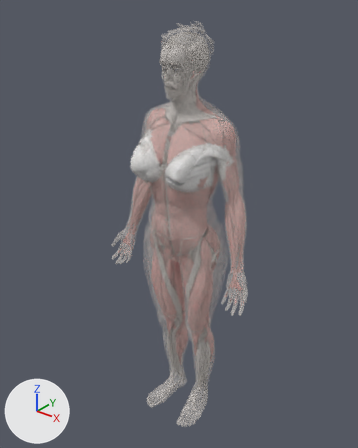
The glTF model public/modeles/corps-femme.glb: old version first, new version second.
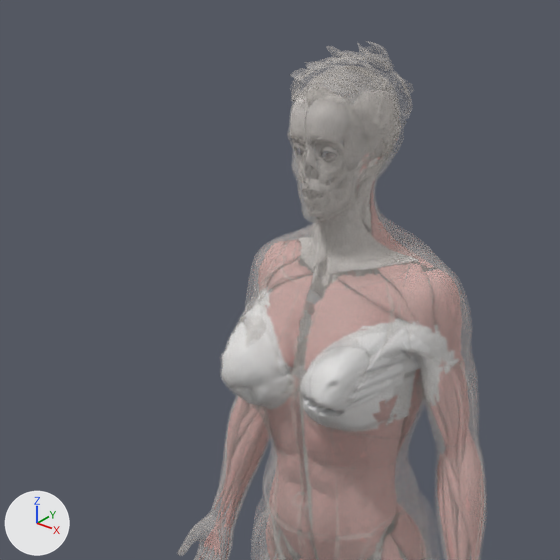
There are two pictures of each version: one whole from a camera (50 mm lens) standing at (1.017, -1.294, 1.744) and looking at (-0.031, 0.016, 0.931), one close up on the part from 9% to 78% of the width and 1% to 55% of the height. The lights are fixed; the arrows at lower left show +X, +Y and +Z. The older version's two pictures come first. Where no turn or scale is listed for an object, it has been applied to the vertices.

Objects in the first close-up: 'avant_bras_d', 'avant_bras_g', 'biceps_g', 'contexte', 'deltoide_anterieur_g', 'deltoide_lateral_g', 'glande_mammaire', 'grand_pectoral_d', 'grand_pectoral_g', 'obliques_d', 'obliques_g', 'pectoral_claviculaire_g' and 16 more.
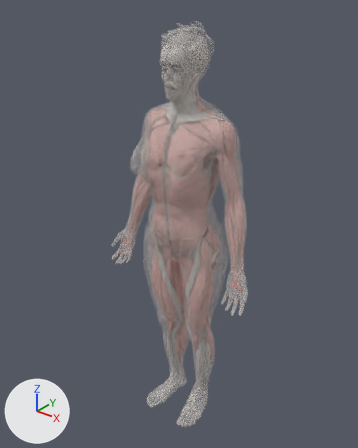
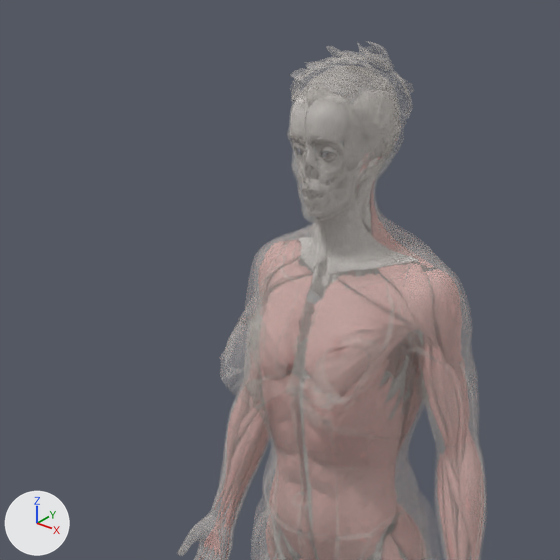
Pixel boxes [x1, y1, x2, y2] of what changed, in the close-ups (560 x 560 px):
'glande_mammaire', deleted: before [222, 286, 459, 432]

What changed in the scene script:
```text
Remove ob_glande_mammaire:
    ob_glande_mammaire = bpy.data.objects.new('glande_mammaire', me_glande_mammaire)
    ob_glande_mammaire.location = (0.0, -0.043, 1.201)
```
